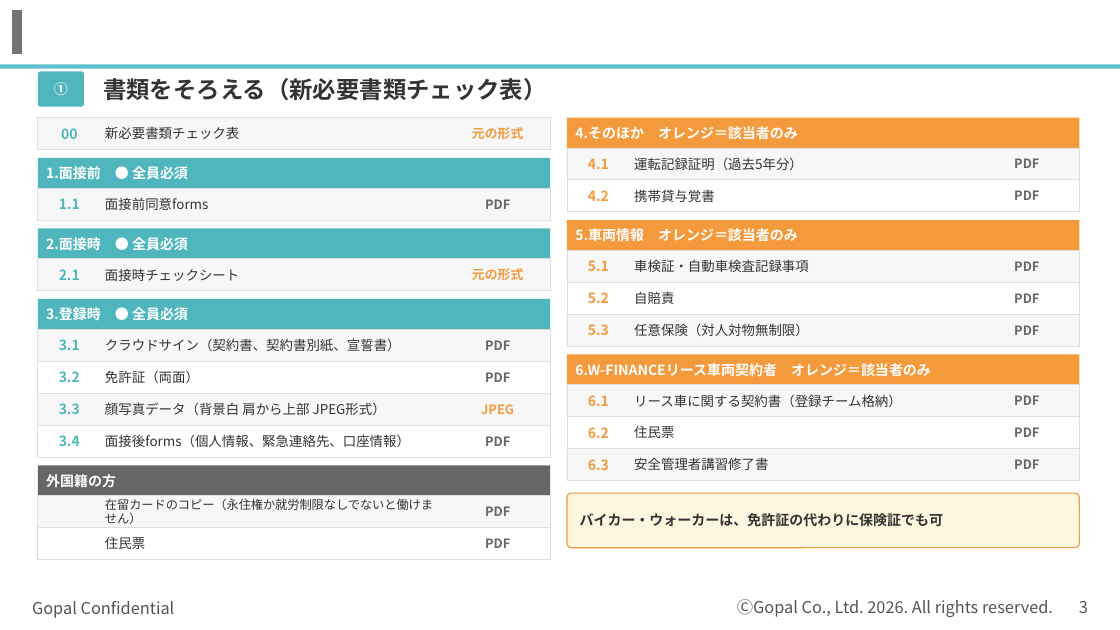
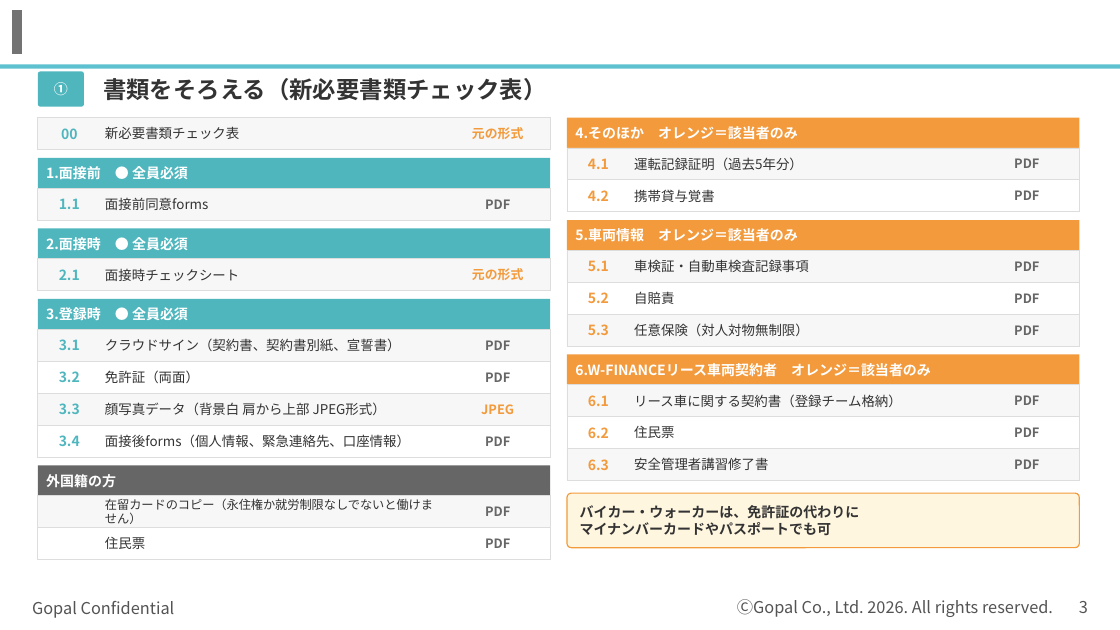
Before and after one commit to kagayugopal-eng/tamu, a slide deck: slide 3 of out/登録の流れ_書類準備まで.pptx. Drawn at 1120x630 pixels with LibreOffice and Linux fonts; fonts in the diff are those of the drawing; background and template pictures are left out. Boxes give left, top, right and bottom in pixels: in the first picture for what was removed or moved away, otherwise in the second. Text is boxed around its words. In the diff, an @@ line names an element or a change of style, - is before the commit and + after.

```diff
--- a/out/登録の流れ_書類準備まで.pptx
+++ b/out/登録の流れ_書類準備まで.pptx
@@ text at (580, 505, 860, 536): text changed @@
-バイカー・ウォーカーは、免許証の代わりに保険証でも可
+バイカー・ウォーカーは、免許証の代わりに
+マイナンバーカードやパスポートでも可
```
Also in this commit, not shown: 2 other slides changed, 1 slide added, 1 slide removed.
